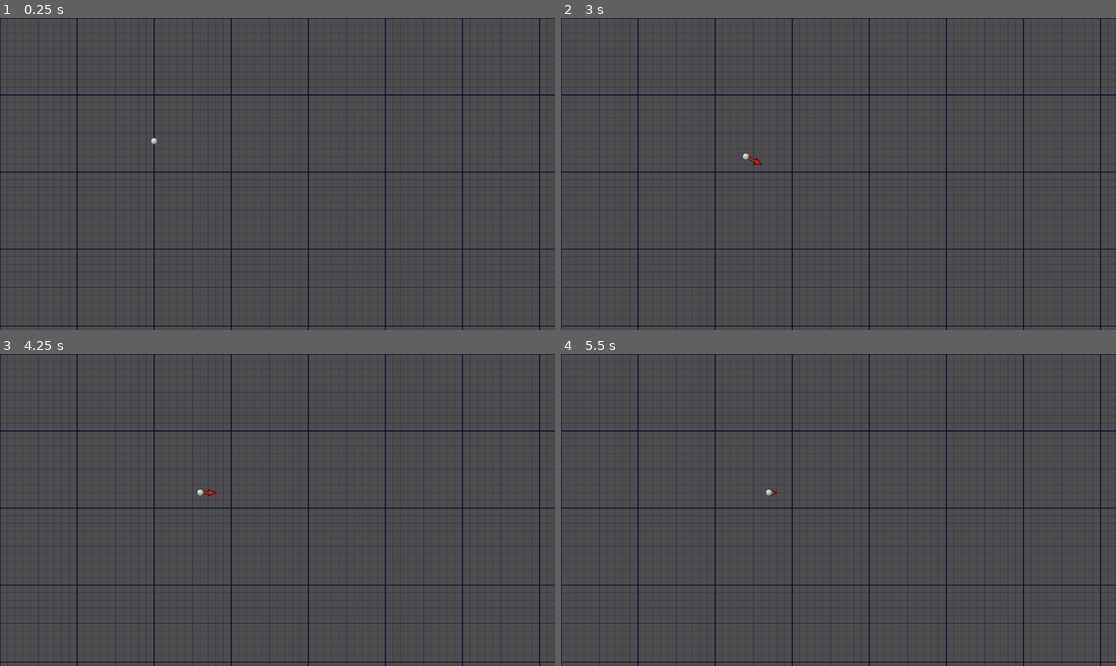
Above: before the commit, frames 1-4 (two rows, left to right).
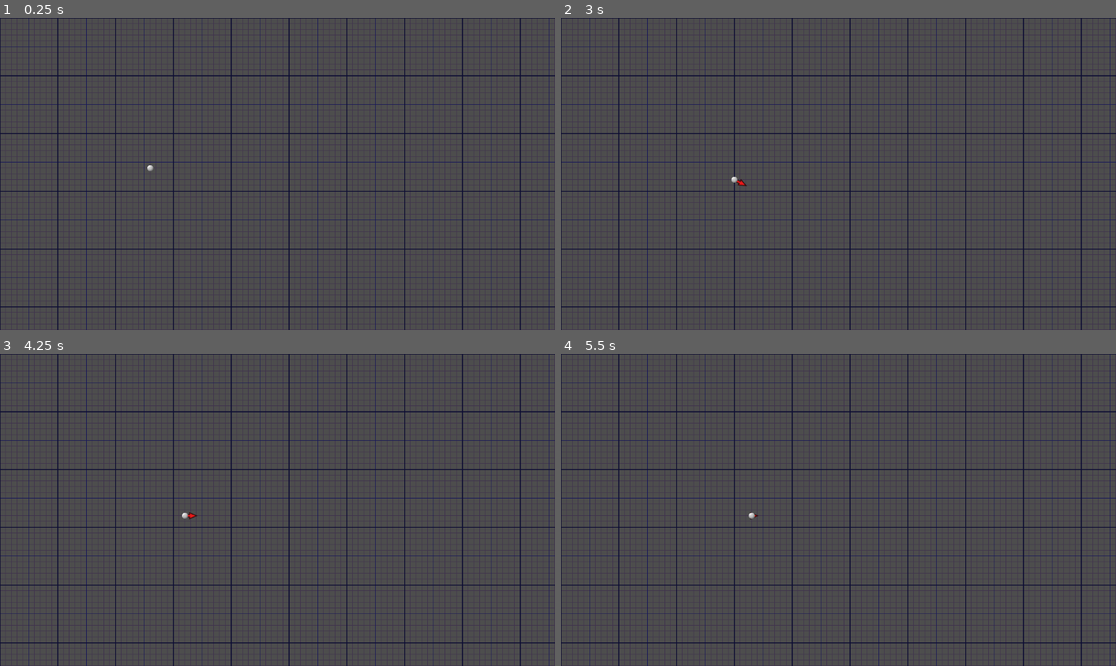
Above: after the commit, the same moments.

Repository: vibrunazo/godot-vector
Game: Godot game, scene res://scenes/map.tscn
Same seed, same stepped clock (60 frames per second), same inputs: the game is played once before the commit and once after it.
Inputs:
- Up to frame 1 (0.25 s): no input
- Up to frame 2 (3 s): tap Enter at 0.5, 2 s; hold Right (ui_right) 0.53-1.28 s; tap Space at 1.25, 2.75 s; hold Down (ui_down) 1.28-2.03 s; hold Right (ui_right) 2.03-2.78 s; hold Up (ui_up) from 2.78 s (still down)
- Up to frame 3 (4.25 s): tap Enter at 3.5 s; release Up (ui_up) at 3.53 s; hold Left (ui_left) from 3.53 s (still down)
- Up to frame 4 (5.5 s): tap Space at 4.25 s; release Left (ui_left) at 5.03 s; hold Down (ui_down) from 5.03 s (still down)

The runs differ from the first frame. In frame 1, 9.0% of the frame differs, in the area x 0-100%, y 0-100%; in frame 2, 9.0%; in frame 3, 9.0%; in frame 4, 9.0%.

Commit message:
car cell size changes with grid's

Diff:
--- a/Grid.gd
+++ b/Grid.gd
@@ -1,6 +1,8 @@
 extends Control
 
-var cell_size := 16
+class_name Grid
+
+var cell_size := 12
 var gcolor := Color(0.25, 0.2, 0.3)
 var pcolor := Color(0.1, 0.1, 0.35)
 var dcolor := Color(0.05, 0.05, 0.2)
--- a/scenes/car.gd
+++ b/scenes/car.gd
@@ -1,5 +1,6 @@
 extends Node2D
 
+@export var grid: Grid
 var grid_pos := Vector2(0, 0)
 var cell_size := 16
 var next_move := Vector2(0, 0)
@@ -8,7 +9,10 @@
 
 # Called when the node enters the scene tree for the first time.
 func _ready():
+	if grid:
+		cell_size = grid.cell_size
 	update_grid_from_pos()
+	update_pos_from_grid()
 
 
 # Called every frame. 'delta' is the elapsed time since the previous frame.
@@ -89,4 +93,4 @@
 	return g * cell_size
 
 func pix2grid(p: Vector2):
-	return p / cell_size
+	return Vector2(floor(p.x / cell_size), floor(p.x / cell_size))
--- a/scenes/map.tscn
+++ b/scenes/map.tscn
@@ -14,5 +14,6 @@
 [node name="Grid" parent="." instance=ExtResource("1_pm8pa")]
 layout_mode = 1
 
-[node name="Car" parent="." instance=ExtResource("1_muxmf")]
+[node name="Car" parent="." node_paths=PackedStringArray("grid") instance=ExtResource("1_muxmf")]
 position = Vector2(320, 256)
+grid = NodePath("../Grid")
